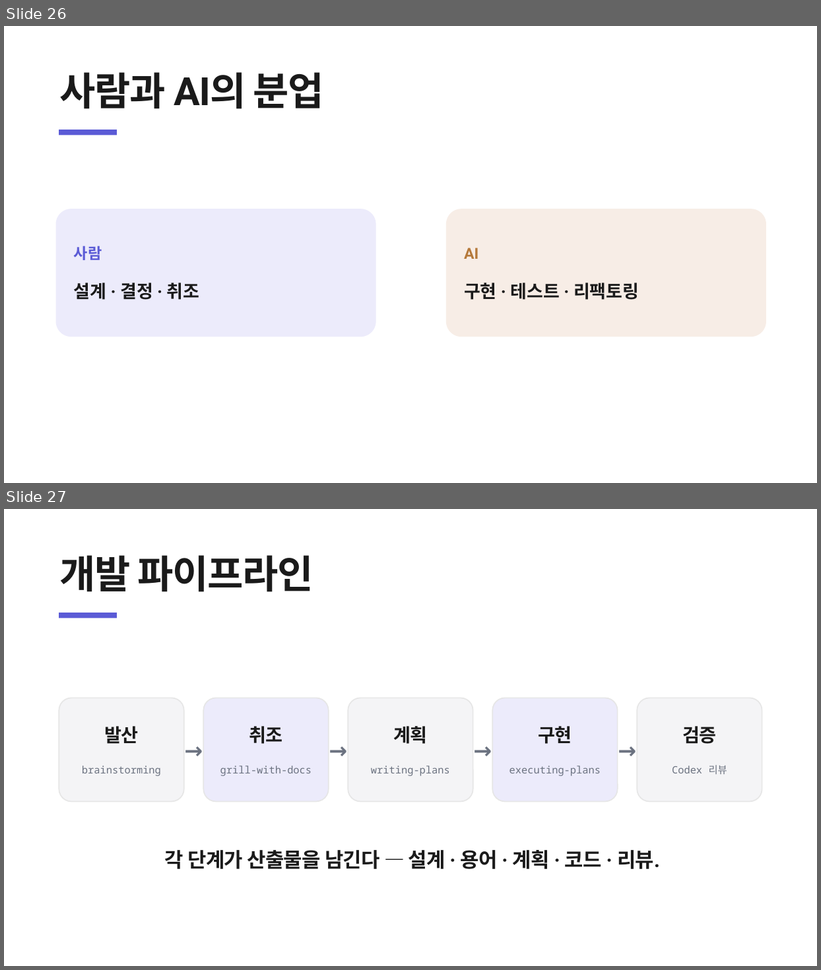
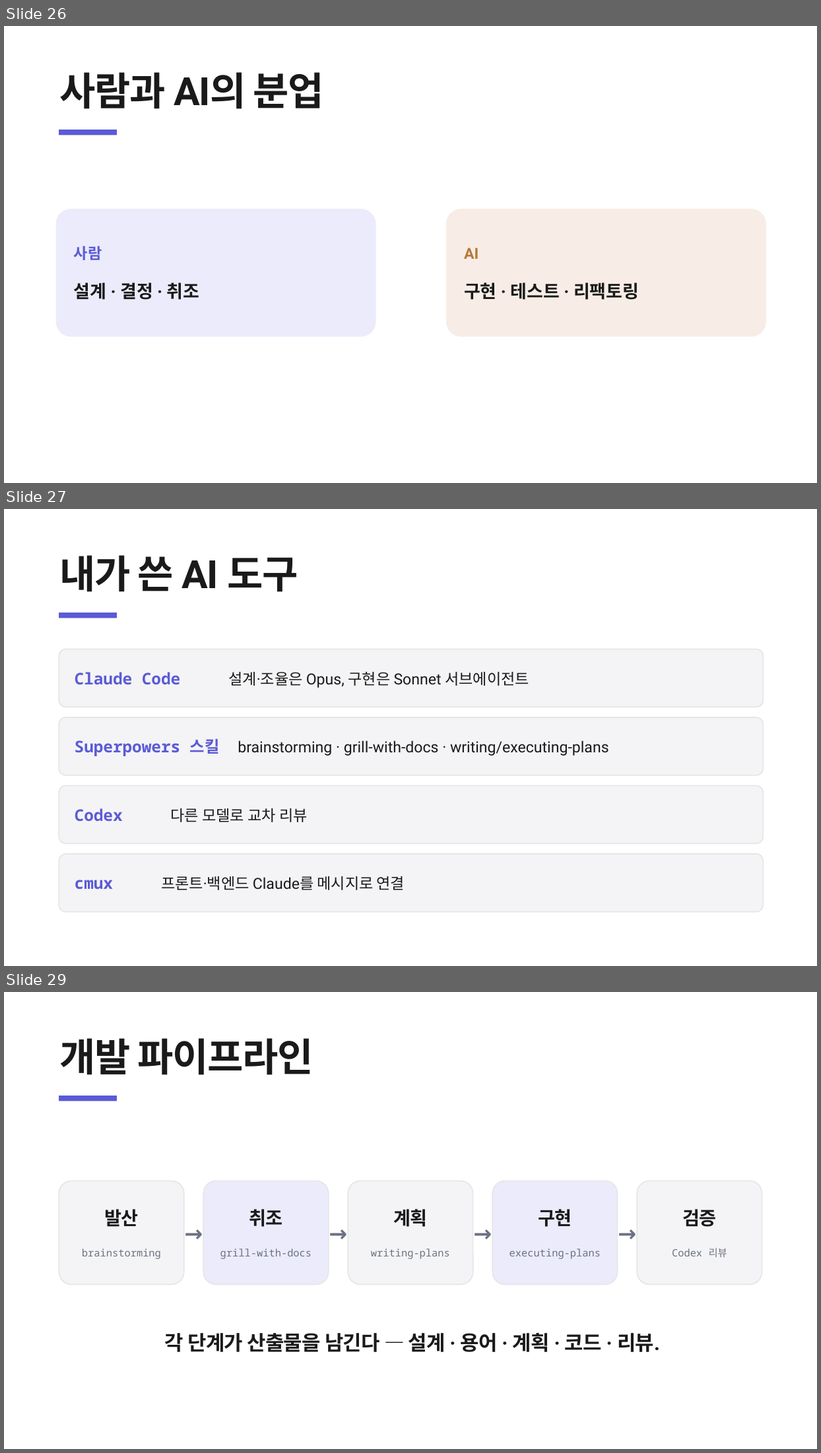
Before and after one commit to heyoonyoon/distributed-programming, a slide deck: docs/presentation/보험발표-figma.pptx. Shown one above the other, each under a label of ours: slides 26 and 27 before the commit, slides 26, 27 and 29 after it; the slides between them are not shown. The pictures are 821x970 and 821x1453 pixels, drawn with LibreOffice and Linux fonts; fonts in the diff are those of the drawing. Boxes give left, top, right and bottom in pixels: in the first picture for what was removed or moved away, otherwise in the second. Text is boxed around its words. In the diff, an @@ line names an element or a change of style, - is before the commit and + after.

```diff
--- a/docs/presentation/보험발표-figma.pptx
+++ b/docs/presentation/보험발표-figma.pptx
@@ slide 27 added at [4,509,817,966], background #FFFFFF @@
@@ text added at [60,555,298,592], 46 pt, text #1A1A1A, bold @@
+내가 쓴 AI 도구
@@ rectangle added at [59,613,117,618], fill #5B5BD6 @@
@@ rounded rectangle added at [59,650,764,707], fill #F4F4F6, outline #E6E6E6 1.3 pt, 18 pt, text #1A1A1A @@
+Claude Code 설계·조율은 Opus, 구현은 Sonnet 서브에이전트
@@ rounded rectangle added at [59,718,764,776], fill #F4F4F6, outline #E6E6E6 1.3 pt, 18 pt, text #1A1A1A @@
+Superpowers 스킬 brainstorming · grill-with-docs · writing/executing-plans
@@ rounded rectangle added at [59,786,764,844], fill #F4F4F6, outline #E6E6E6 1.3 pt, 18 pt, text #1A1A1A @@
+Codex 다른 모델로 교차 리뷰
@@ rounded rectangle added at [59,854,764,912], fill #F4F4F6, outline #E6E6E6 1.3 pt, 18 pt, text #1A1A1A @@
+cmux 프론트·백엔드 Claude를 메시지로 연결
@@ what was slide 27 is now slide 29 @@
```
Also in this commit, not shown: 2 other slides added, 1 other file.
